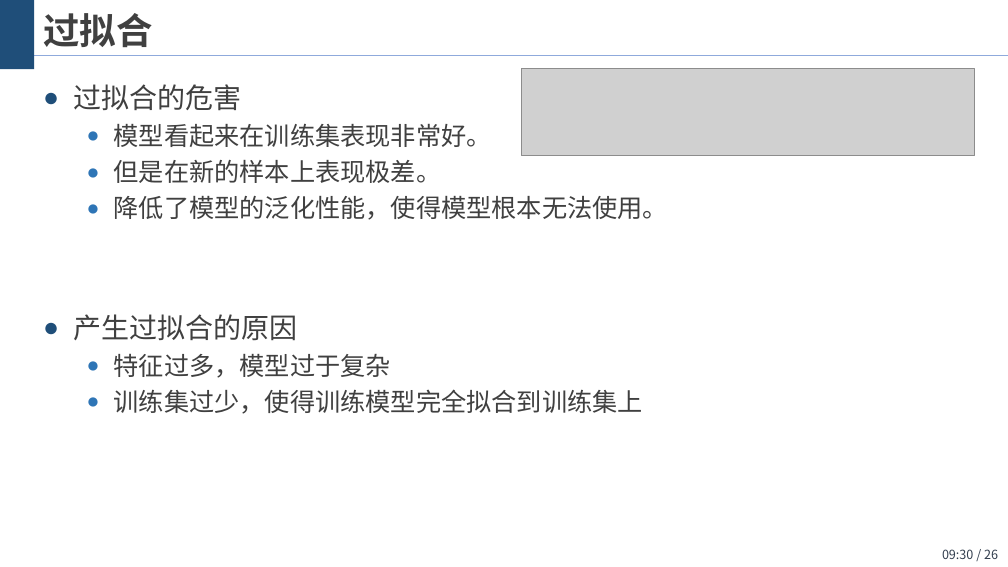
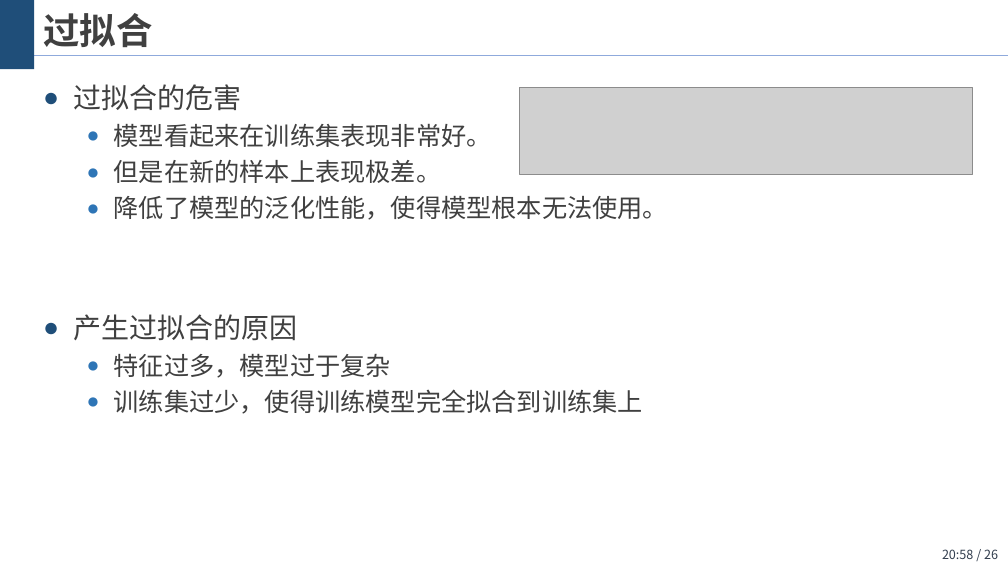
Before and after one commit to wangjin0818/Artificial_Intelligence_2021, a slide deck: slide 26 of chapter 03 - Logistic regression/逻辑斯蒂回归.pptx. Drawn at 1008x567 pixels with LibreOffice and Linux fonts; fonts in the diff are those of the drawing; grey boxes stand for pictures; background and template pictures are left out. Boxes give left, top, right and bottom in pixels: in the first picture for what was removed or moved away, otherwise in the second. Text is boxed around its words. In the diff, an @@ line names an element or a change of style, - is before the commit and + after.

```diff
--- a/chapter 03 - Logistic regression/逻辑斯蒂回归.pptx
+++ b/chapter 03 - Logistic regression/逻辑斯蒂回归.pptx
@@ picture: place and size @@
-picture at <box>521,69,975,155</box>
+picture at <box>519,88,973,174</box>
@@ page number at <box>942,549,998,559</box>: text changed @@
-09:30 / 26
+20:58 / 26
```
Also in this commit, not shown: 2 other slides changed, 6 slides added, 1 slide removed, 2 other files.
